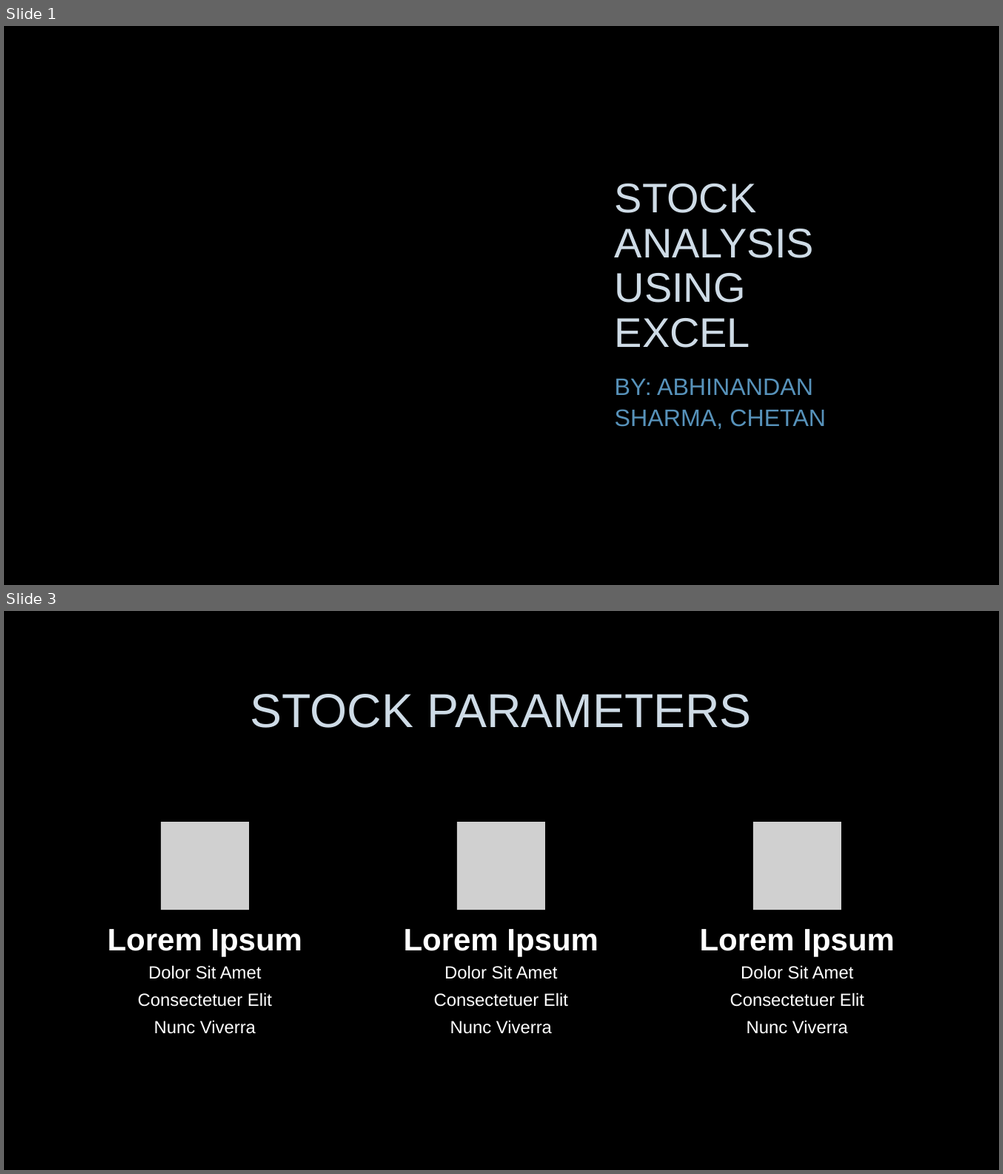
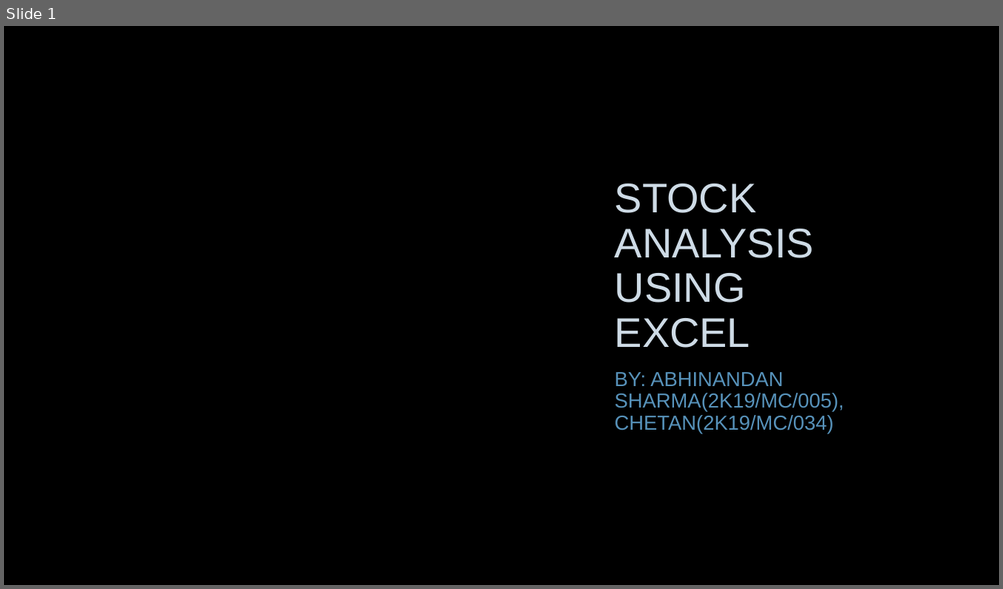
Before and after one commit to abhi-824/probability_stats, a slide deck: STOCK ANALYSIS USING EXCEL.pptx. Shown one above the other, each under a label of ours: slides 1 and 3 before the commit, slide 1 after it; the slides between them are not shown. The pictures are 1003x1174 and 1003x589 pixels, drawn with LibreOffice and Linux fonts; fonts in the diff are those of the drawing; grey boxes stand for pictures; background and template pictures are left out. Boxes give left, top, right and bottom in pixels: in the first picture for what was removed or moved away, otherwise in the second. Text is boxed around its words. In the diff, an @@ line names an element or a change of style, - is before the commit and + after.

```diff
--- a/STOCK ANALYSIS USING EXCEL.pptx
+++ b/STOCK ANALYSIS USING EXCEL.pptx
@@ slide 3 removed at box(4, 611, 999, 1170), background picture (left out) @@
@@ title removed at box(250, 694, 751, 728) @@
-STOCK PARAMETERS
@@ group removed at box(108, 822, 894, 1034): 6 texts, 3 pictures @@
-Lorem Ipsum
-Dolor Sit Amet
-Consectetuer Elit
-Nunc Viverra
-Lorem Ipsum
-Dolor Sit Amet
-Consectetuer Elit
-Nunc Viverra
-Lorem Ipsum
-Dolor Sit Amet
-Consectetuer Elit
-Nunc Viverra
@@ slide 1 changed as well @@
@@ subtitle at box(614, 372, 844, 434): text changed; size 23 to 19.6 pt @@
-BY: ABHINANDAN SHARMA, CHETAN
+BY: ABHINANDAN SHARMA(2K19/MC/005), CHETAN(2K19/MC/034)
```
Also in this commit, not shown: 14 other slides changed, 3 slides added, 3 other slides removed, 2 other files.
